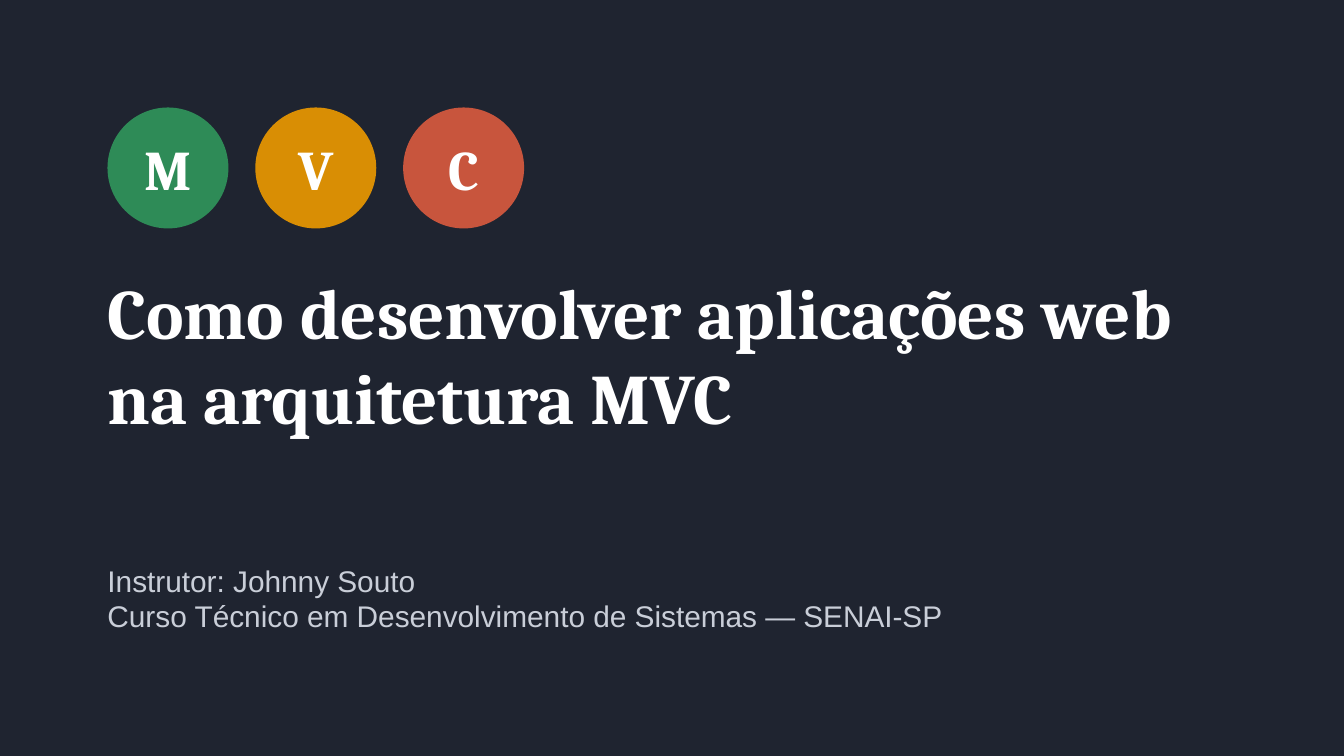
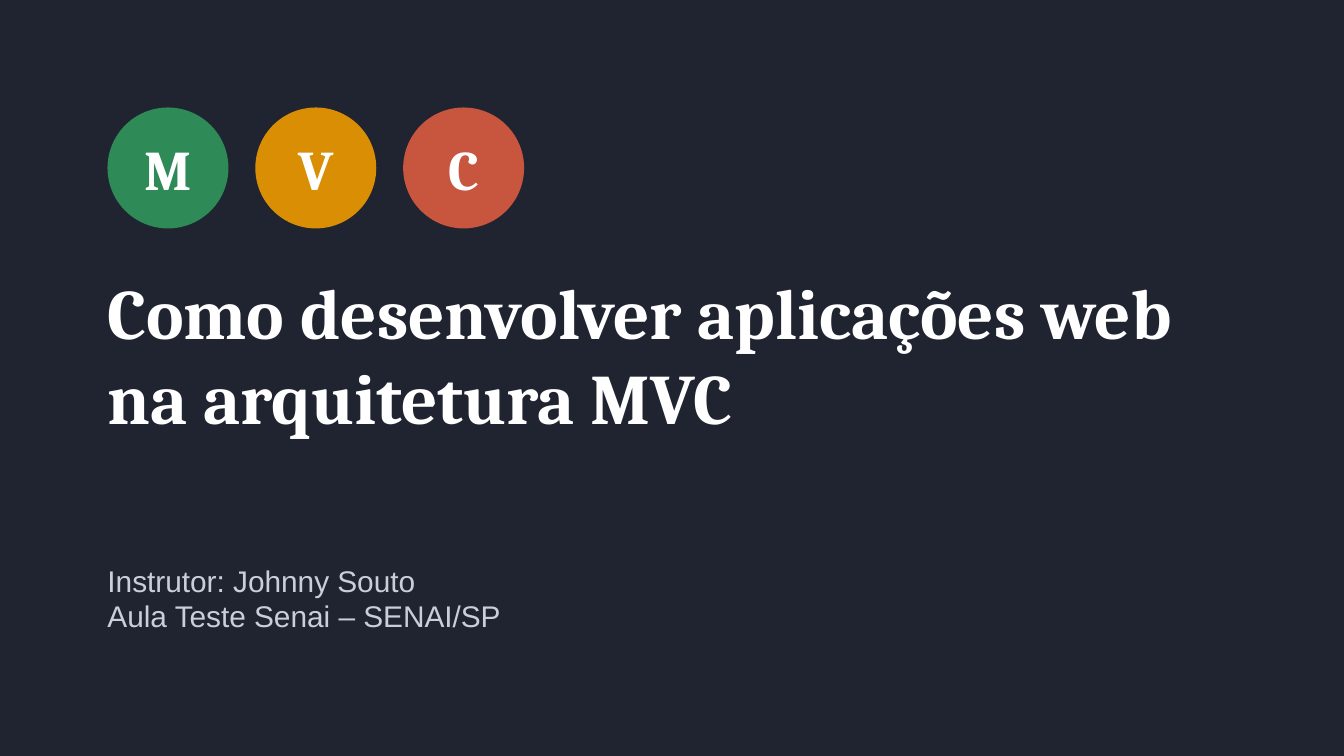
Before and after one commit to johnnysoutodev/mvc-app-anotacoes, a slide deck: slide 1 of docs/aula-mvc.pptx. Drawn at 1344x756 pixels with LibreOffice and Linux fonts; fonts in the diff are those of the drawing. Boxes give left, top, right and bottom in pixels: in the first picture for what was removed or moved away, otherwise in the second. Text is boxed around its words. In the diff, an @@ line names an element or a change of style, - is before the commit and + after.

```diff
--- a/docs/aula-mvc.pptx
+++ b/docs/aula-mvc.pptx
@@ text at <box>107,605,500,628</box>: text changed @@
-Curso Técnico em Desenvolvimento de Sistemas — SENAI-SP
+Aula Teste Senai – SENAI/SP
```
Also in this commit, not shown: 1 other slide changed, 2 slides added, 1 slide removed, 4 other files.
